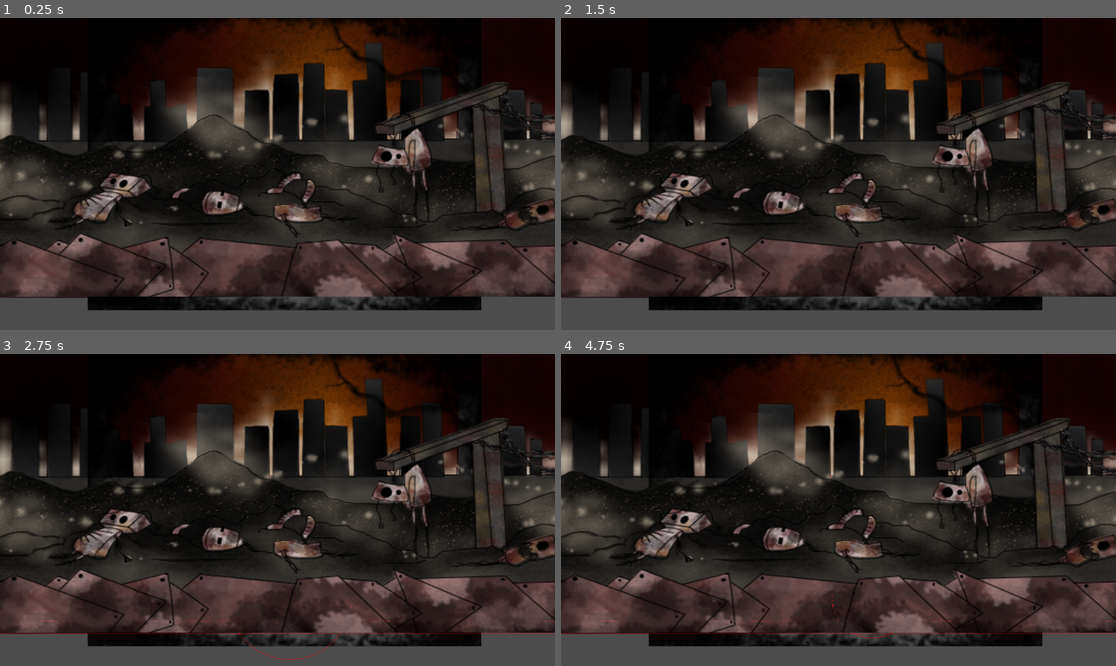
Above: before the commit, frames 1-4 (two rows, left to right).
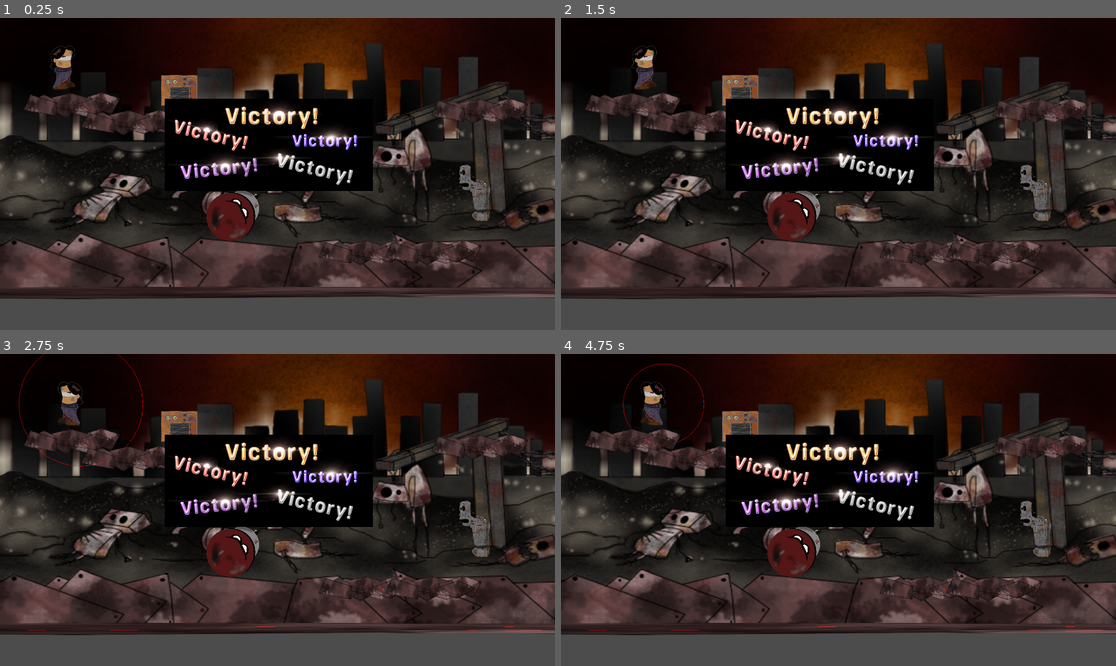
Above: after the commit, the same moments.

Repository: ShadowMitia/BPI2017
Game: Godot game, scene res://Assets/TestScene.tscn
Two runs of this game, one before a commit and one after it. Both use one fixed random seed, a clock stepped at 60 frames per second and the inputs below.
Inputs:
- Up to frame 1 (0.25 s): no input
- Up to frame 2 (1.5 s): tap Enter at 0.5 s; hold Right (move_right) from 0.53 s (still down); tap Up (jump) at 0.6, 0.77, 1.07 s; tap Ctrl (player_action) at 1.35 s
- Up to frame 3 (2.75 s): tap Up (jump) at 1.52, 1.55, 1.82, 2.3 s; release Right (move_right) at 2.03 s; hold Left (move_left) from 2.03 s (still down); tap Alt (player_echolocation) at 2.1 s
- Up to frame 4 (4.75 s): release Left (move_left) at 2.78 s; hold Right (move_right) 2.78-4.28 s; tap Up (jump) at 2.85, 3.02, 3.32, 3.77, 3.8, 4.07, 4.52, 4.55 s; tap Ctrl (player_action) at 3.6 s; hold Left (move_left) from 4.28 s (still down); tap Alt (player_echolocation) at 4.35 s

The runs differ from the first frame. In frame 1, 20% of the frame differs, in the area x 0-100%, y 0-94%; in frame 2, 20%; in frame 3, 20%, in the area x 0-100%, y 0-98%; in frame 4, 20%.

Commit message:
Demo level design and a few bug fixes and end game mechanic

Diff:
--- a/Assets/Platform.tscn
+++ b/Assets/Platform.tscn
@@ -1,13 +1,13 @@
 [gd_scene load_steps=5 format=2]
 
-[ext_resource path="res://Assets/Images/Decor/plateformes.png" type="Texture" id=1]
-[ext_resource path="res://PlatformContour.gd" type="Script" id=2]
+[ext_resource path="res://PlatformContour.gd" type="Script" id=1]
+[ext_resource path="res://Assets/Images/Decor/plateformes.png" type="Texture" id=2]
 [ext_resource path="res://Assets/Sounds/Sounds Effects/Echo response.ogg" type="AudioStream" id=3]
 
 [sub_resource type="RectangleShape2D" id=1]
 
 custom_solver_bias = 0.0
-extents = Vector2( 53.3105, 12.5615 )
+extents = Vector2( 50.8636, 12.9872 )
 
 [node name="Platform" type="KinematicBody2D" groups=[
 "echolocation",
@@ -19,18 +19,23 @@
 collision_layer = 1
 collision_mask = 3
 collision/safe_margin = 0.08
+script = ExtResource( 1 )
 _sections_unfolded = [ "Collision", "Transform", "Z" ]
+kills_player = false
 
 [node name="Sprite" type="Sprite" parent="."]
 
-texture = ExtResource( 1 )
+z = -1
+texture = ExtResource( 2 )
+_sections_unfolded = [ "Z" ]
 
 [node name="CollisionShape2D" type="CollisionShape2D" parent="."]
 
-position = Vector2( -0.0712738, 0.204865 )
-scale = Vector2( 3.2077, 3.43631 )
+position = Vector2( 4.05028, 0.204865 )
+scale = Vector2( 3.13451, 3.43631 )
+z = -1
 shape = SubResource( 1 )
-script = ExtResource( 2 )
+_sections_unfolded = [ "Z" ]
 
 [node name="EchoResponse" type="AudioStreamPlayer" parent="."]
 
--- a/Assets/Player.tscn
+++ b/Assets/Player.tscn
@@ -46,7 +46,14 @@
 custom_solver_bias = 0.0
 radius = 10.0
 
-[node name="Player" type="KinematicBody2D"]
+[sub_resource type="RectangleShape2D" id=4]
+
+custom_solver_bias = 0.0
+extents = Vector2( 10, 101.038 )
+
+[node name="Player" type="KinematicBody2D" groups=[
+"Player",
+]]
 
 z = 100
 input_pickable = false
@@ -107,3 +114,19 @@
 autoplay = false
 mix_target = 0
 bus = "Master"
+
+[node name="Area2D" type="Area2D" parent="."]
+
+input_pickable = true
+gravity_vec = Vector2( 0, 1 )
+gravity = 98.0
+linear_damp = 0.1
+angular_damp = 1.0
+audio_bus_override = false
+audio_bus_name = "Master"
+
+[node name="CollisionShape2D" type="CollisionShape2D" parent="Area2D"]
+
+position = Vector2( 3.74286, 0 )
+scale = Vector2( 4.90092, 1 )
+shape = SubResource( 4 )
--- a/Assets/Robot.gd
+++ b/Assets/Robot.gd
@@ -92,6 +92,7 @@
 
 func do_animation_on_state():
 	if (animation_running):
+		print("ignore")
 		return
 
 	if current_state == FSM.RESTING:
--- a/Assets/Robot.tscn
+++ b/Assets/Robot.tscn
@@ -9,12 +9,12 @@
 [ext_resource path="res://Assets/Images/Shield/3.png" type="Texture" id=7]
 [ext_resource path="res://Assets/Images/Shield/4.png" type="Texture" id=8]
 [ext_resource path="res://Assets/Images/Shield/1.png" type="Texture" id=9]
-[ext_resource path="res://Assets/Images/RobotVertigo/4.png" type="Texture" id=10]
-[ext_resource path="res://Assets/Images/RobotVertigo/calinsansfon.png" type="Texture" id=11]
-[ext_resource path="res://Assets/Images/RobotVertigo/calin2.png" type="Texture" id=12]
-[ext_resource path="res://Assets/Images/RobotVertigo/2.png" type="Texture" id=13]
-[ext_resource path="res://Assets/Images/RobotVertigo/3.png" type="Texture" id=14]
-[ext_resource path="res://Assets/Images/RobotVertigo/1.png" type="Texture" id=15]
+[ext_resource path="res://Assets/Images/Vertigo/4.png" type="Texture" id=10]
+[ext_resource path="res://Assets/Images/Vertigo/calinsansfon.png" type="Texture" id=11]
+[ext_resource path="res://Assets/Images/Vertigo/calin2.png" type="Texture" id=12]
+[ext_resource path="res://Assets/Images/Vertigo/1.png" type="Texture" id=13]
+[ext_resource path="res://Assets/Images/Vertigo/2.png" type="Texture" id=14]
+[ext_resource path="res://Assets/Images/Vertigo/3.png" type="Texture" id=15]
 [ext_resource path="res://Assets/Sounds/Sounds Effects/Activating Robot.ogg" type="AudioStream" id=16]
 [ext_resource path="res://Assets/Sounds/Sounds Effects/Deploying Shield.ogg" type="AudioStream" id=17]
 [ext_resource path="res://Assets/Sounds/Sounds Effects/Robot Vertical Movement.ogg" type="AudioStream" id=18]
@@ -92,23 +92,23 @@
 "name": "RestingPlayer",
 "speed": 5.0
 }, {
-"frames": [ ExtResource( 13 ), ExtResource( 14 ), ExtResource( 10 ), ExtResource( 12 ) ],
+"frames": [ ExtResource( 13 ), ExtResource( 14 ), ExtResource( 15 ), ExtResource( 10 ) ],
 "loop": false,
 "name": "Activating",
 "speed": 0.9
 }, {
-"frames": [ ExtResource( 15 ) ],
+"frames": [ ExtResource( 13 ) ],
 "loop": true,
 "name": "Offline",
 "speed": 5.0
 }, {
-"frames": [ ExtResource( 10 ), ExtResource( 12 ) ],
+"frames": [ ExtResource( 10 ), ExtResource( 11 ) ],
 "loop": true,
 "name": "PlayerOn",
 "speed": 5.0
 } ]
 
-[sub_resource type="RectangleShape2D" id=3]
+[sub_resource type="RectangleShape2D" id=4]
 
 custom_solver_bias = 0.0
 extents = Vector2( 138.335, 96.8402 )
--- a/Assets/TestScene.tscn
+++ b/Assets/TestScene.tscn
@@ -1,12 +1,15 @@
-[gd_scene load_steps=9 format=2]
+[gd_scene load_steps=13 format=2]
 
-[ext_resource path="res://Assets/Player.tscn" type="PackedScene" id=1]
-[ext_resource path="res://Assets/Platform.tscn" type="PackedScene" id=2]
-[ext_resource path="res://Assets/Robot.tscn" type="PackedScene" id=3]
-[ext_resource path="res://Assets/Images/Decor/arriere plan.png" type="Texture" id=4]
-[ext_resource path="res://Assets/Images/Decor/contour ecran.png" type="Texture" id=5]
-[ext_resource path="res://Assets/Images/Decor/premier plan.png" type="Texture" id=6]
+[ext_resource path="res://Assets/Images/Decor/arriere plan.png" type="Texture" id=1]
+[ext_resource path="res://Assets/Images/Decor/contour ecran.png" type="Texture" id=2]
+[ext_resource path="res://Assets/Images/Decor/premier plan.png" type="Texture" id=3]
+[ext_resource path="res://Assets/Player.tscn" type="PackedScene" id=4]
+[ext_resource path="res://Assets/Platform.tscn" type="PackedScene" id=5]
+[ext_resource path="res://Assets/Robot.tscn" type="PackedScene" id=6]
 [ext_resource path="res://Assets/Sounds/Sounds Effects/Activating Robot.ogg" type="AudioStream" id=7]
+[ext_resource path="res://Assets/Images/victory.png" type="Texture" id=8]
+[ext_resource path="res://Assets/Sounds/Music/Ambient Music.ogg" type="AudioStream" id=9]
+[ext_resource path="res://Assets/Images/tourelle.png" type="Texture" id=10]
 
 [sub_resource type="GDScript" id=1]
 
@@ -26,61 +29,27 @@
 	pass
 		"
 
+[sub_resource type="RectangleShape2D" id=2]
+
+custom_solver_bias = 0.0
+extents = Vector2( 100, 80 )
+
 [node name="Node" type="Node"]
-
-[node name="PlayerManager" type="Node2D" parent="."]
-
-script = SubResource( 1 )
-
-[node name="Player" parent="." instance=ExtResource( 1 )]
-
-position = Vector2( 942.764, 818.685 )
-
-[node name="Platform" parent="." instance=ExtResource( 2 )]
-
-[node name="Platform2" parent="." instance=ExtResource( 2 )]
-
-position = Vector2( 789.628, 467.315 )
-
-[node name="Platform5" parent="." instance=ExtResource( 2 )]
-
-position = Vector2( 996.947, 946.785 )
-scale = Vector2( 31.7432, 0.5 )
-
-[node name="Platform3" parent="." instance=ExtResource( 2 )]
-
-position = Vector2( 836.355, 220.111 )
-
-[node name="Platform4" parent="." instance=ExtResource( 2 )]
-
-position = Vector2( 709.739, 346.728 )
-
-[node name="Node2D" type="Node2D" parent="."]
-
-[node name="Robot" parent="." instance=ExtResource( 3 )]
-
-position = Vector2( 1645.62, 862.755 )
-editorRobotType = "SHIELD"
-
-[node name="Robot2" parent="." instance=ExtResource( 3 )]
-
-position = Vector2( 224.592, 858.654 )
-editorRobotType = "VERTIGO"
 
 [node name="arriere plan" type="Sprite" parent="."]
 
 position = Vector2( 955.669, 330.931 )
 scale = Vector2( 3.2, 3.2 )
 z = -1000
-texture = ExtResource( 4 )
+texture = ExtResource( 1 )
 _sections_unfolded = [ "Transform", "Z" ]
 
 [node name="contour ecran" type="Sprite" parent="."]
 
-position = Vector2( 984.541, 501.263 )
+position = Vector2( 610, -680 )
 scale = Vector2( 3, 3 )
 z = 1000
-texture = ExtResource( 5 )
+texture = ExtResource( 2 )
 _sections_unfolded = [ "Transform", "Z" ]
 
 [node name="premier plan" type="Sprite" parent="."]
@@ -88,8 +57,60 @@
 position = Vector2( 959.094, 583.905 )
 scale = Vector2( 3, 3 )
 z = -999
-texture = ExtResource( 6 )
+texture = ExtResource( 3 )
 _sections_unfolded = [ "Transform", "Z" ]
+
+[node name="PlayerManager" type="Node2D" parent="."]
+
+script = SubResource( 1 )
+
+[node name="Player" parent="." instance=ExtResource( 4 )]
+
+position = Vector2( 220, 130 )
+
+[node name="Platform" parent="." instance=ExtResource( 5 )]
+
+[node name="Platform5" parent="." instance=ExtResource( 5 )]
+
+position = Vector2( 1000, 950 )
+scale = Vector2( 31.7432, 0.5 )
+kills_player = true
+
+[node name="Platform6" parent="." instance=ExtResource( 5 )]
+
+position = Vector2( 1660, 320 )
+
+[node name="Platform7" parent="." instance=ExtResource( 5 )]
+
+position = Vector2( 1270, 810 )
+
+[node name="Platform8" parent="." instance=ExtResource( 5 )]
+
+position = Vector2( 1500, 810 )
+
+[node name="Platform4" parent="." instance=ExtResource( 5 )]
+
+position = Vector2( 652.937, 362.633 )
+
+[node name="Platform10" parent="." instance=ExtResource( 5 )]
+
+position = Vector2( 450, 360 )
+
+[node name="Platform9" parent="." instance=ExtResource( 5 )]
+
+position = Vector2( 940, 370 )
+
+[node name="Node2D" type="Node2D" parent="."]
+
+[node name="Robot" parent="." instance=ExtResource( 6 )]
+
+position = Vector2( 620, 250 )
+editorRobotType = "SHIELD"
+
+[node name="Robot2" parent="." instance=ExtResource( 6 )]
+
+position = Vector2( 1640, 710 )
+editorRobotType = "VERTIGO"
 
 [node name="AudioStreamPlayer" type="AudioStreamPlayer" parent="."]
 
@@ -98,3 +119,41 @@
 autoplay = false
 mix_target = 0
 bus = "Master"
+
+[node name="Victory" type="Sprite" parent="."]
+
+position = Vector2( 930, 440 )
+z = -4096
+texture = ExtResource( 8 )
+_sections_unfolded = [ "Z" ]
+
+[node name="Music" type="AudioStreamPlayer" parent="."]
+
+stream = ExtResource( 9 )
+volume_db = -5.0
+autoplay = true
+mix_target = 0
+bus = "Master"
+
+[node name="Area2D" type="Area2D" parent="."]
+
+input_pickable = true
+gravity_vec = Vector2( 0, 1 )
+gravity = 98.0
+linear_damp = 0.1
+angular_damp = 1.0
+audio_bus_override = false
+audio_bus_name = "Master"
+
+[node name="CollisionShape2D" type="CollisionShape2D" parent="Area2D"]
+
+position = Vector2( 1640, 160 )
+shape = SubResource( 2 )
+
+[node name="Sprite" type="Sprite" parent="."]
+
+position = Vector2( 820, 680 )
+scale = Vector2( 0.445065, 0.450085 )
+texture = ExtResource( 10 )
+
+[connection signal="area_entered" from="Area2D" to="Player" method="_on_Area2D_area_entered"]
--- a/EchoLocation.gd
+++ b/EchoLocation.gd
@@ -44,7 +44,7 @@
 		if (radius > 300):
 			current_state = FSM.ECHOING_END
 		for obj in collidedObjects.values():
-			obj.get_node("CollisionShape2D").contour = true
+			obj.contour = true
 	elif (current_state == FSM.ECHOING_END):
 		radius = RADIUS
 		current_state = FSM.STOP
@@ -52,7 +52,7 @@
 
 	else:
 		for object in collidedObjects.values():
-			object.get_node("CollisionShape2D").contour = false
+			object.contour = false
 		collidedObjects.clear()
 	update()
 
--- a/PlatformContour.gd
+++ b/PlatformContour.gd
@@ -1,8 +1,10 @@
-extends CollisionShape2D
+extends KinematicBody2D
 
 # class member variables go here, for example:
 # var a = 2
 # var b = "textvar"
+
+export(bool) var kills_player = false
 
 onready var contour = false
 
@@ -14,14 +16,19 @@
 func _process(delta):
 #	# Called every frame. Delta is time since last frame.
 #	# Update game logic here.
+	if kills_player:
+		var player = get_tree().get_nodes_in_group("Player")[0]
+		if get_node("CollisionShape2D").get_shape().collide(get_node("CollisionShape2D").get_global_transform(), player.get_node("Area2D/CollisionShape2D").get_shape(), player.get_global_transform()):
+			print("Collision")
+			player.kill()
 	update()
 
 func _draw():
 	if contour:
-		var pos = get_position() - get_shape().get_extents()
-		var size = get_shape().get_extents() * 2
+		var pos = get_node("CollisionShape2D").get_position() - get_node("CollisionShape2D").get_shape().get_extents()
+		var size = get_node("CollisionShape2D").get_shape().get_extents() * 2
 		draw_rect(Rect2(pos, size), Color(255, 0, 0), false)
-		if not get_node("../EchoResponse").is_playing():
-			get_node("../EchoResponse").play()
+		if not get_node("EchoResponse").is_playing():
+			get_node("EchoResponse").play()
 	else:
-		get_node("../EchoResponse").stop()
+		get_node("EchoResponse").stop()
--- a/Player.gd
+++ b/Player.gd
@@ -4,9 +4,9 @@
 var velocity = Vector2(0, 0)
 
 var SPEED = 75
-var MAX_SPEED = 800
+var MAX_SPEED = 600
 
-var JUMP_FORCE = 5000
+var JUMP_FORCE = 800
 var GRAVITY = Vector2(0, 200)
 
 var direction = 0
@@ -29,6 +29,22 @@
 
 var current_state = FSM.RESTING
 var previous_state = FSM.RESTING
+var dead = false
+
+func kill():
+	if dead:
+		return
+	get_node("Dying").play()
+	dead = true
+	var timer = Timer.new()
+	timer.set_wait_time(3)
+	timer.set_one_shot(true)
+	timer.start()
+	get_tree().add(timer)
+	yield(timer, "timeout")
+	get_tree().reload_current_scene()
+
+
 
 func _ready():
     set_process(true)
@@ -62,11 +78,6 @@
 		print("No animation")
 
 func _process(delta):
-	if current_state == FSM.DEAD:
-		get_node("Dying").play()
-		while (get_node("Dying").is_playing()):
-			print("HAHA YOU'RE DEAD")
-		get_tree().reload_current_scene()
 
 	if !is_on_floor() and current_state in [FSM.IN_AIR, FSM.JUMPING, FSM.MOVING_LEFT, FSM.MOVING_RIGHT, FSM.RESTING]:
 		#print("not on floor and in fsm state")
@@ -78,22 +89,21 @@
 
 	if (Input.is_action_just_pressed("jump") && is_on_floor()):
 		current_state = FSM.JUMPING
-		velocity.y -= JUMP_FORCE
+		velocity.y += -JUMP_FORCE
 	else:
-		velocity.x = 0
 		direction = 0
 
 	if (Input.is_action_pressed("move_left")):
 		animation_sprite.set_flip_h(true)
 		current_state = FSM.MOVING_LEFT
-		velocity.x = -SPEED
+		velocity.x += -SPEED
 		direction = -1
 		if not get_node("Movement").is_playing():
 			get_node("Movement").play()
 	elif (Input.is_action_pressed("move_right")):
 		animation_sprite.set_flip_h(false)
 		current_state = FSM.MOVING_RIGHT
-		velocity.x = SPEED
+		velocity.x += SPEED
 		direction = 1
 		if not get_node("Movement").is_playing():
 			get_node("Movement").play()
@@ -121,12 +131,19 @@
 		pass
 
 	do_animation_on_state()
-
 	velocity += GRAVITY
 	velocity.x = clamp(velocity.x, -MAX_SPEED, MAX_SPEED)
-	velocity.y = clamp(velocity.y, -MAX_SPEED, MAX_SPEED)
+	velocity.y = clamp(velocity.y, -MAX_SPEED*2, MAX_SPEED)
 
 	move_and_slide(velocity, Vector2(0, -1))
 
 	previous_direction = direction
 	previous_state = current_state
+
+	velocity.x = 0
+
+
+
+
+func _on_Area2D_area_entered( area ):
+	get_node("../Victory").z = 1000
Binary file removed: Assets/Images/RobotVertigo/1.png
Not shown, removed: Assets/Images/RobotVertigo/1.png.import
Binary file removed: Assets/Images/RobotVertigo/2.png
Not shown, removed: Assets/Images/RobotVertigo/2.png.import
Binary file removed: Assets/Images/RobotVertigo/3.png
Not shown, removed: Assets/Images/RobotVertigo/3.png.import
Binary file removed: Assets/Images/RobotVertigo/4.png
Not shown, removed: Assets/Images/RobotVertigo/4.png.import
Not shown, removed: Assets/Images/RobotVertigo/calin.png.import
Binary file removed: Assets/Images/RobotVertigo/calin2.png
Not shown, removed: Assets/Images/RobotVertigo/calin2.png.import
Binary file removed: Assets/Images/RobotVertigo/calinsansfon.png
(and 4 more such lines)
